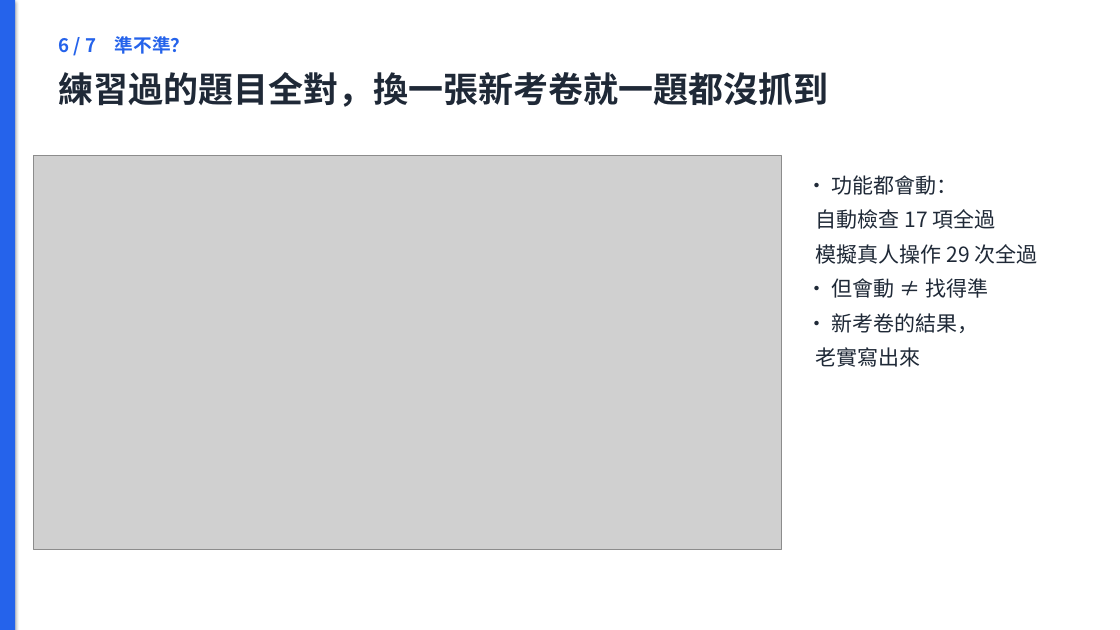
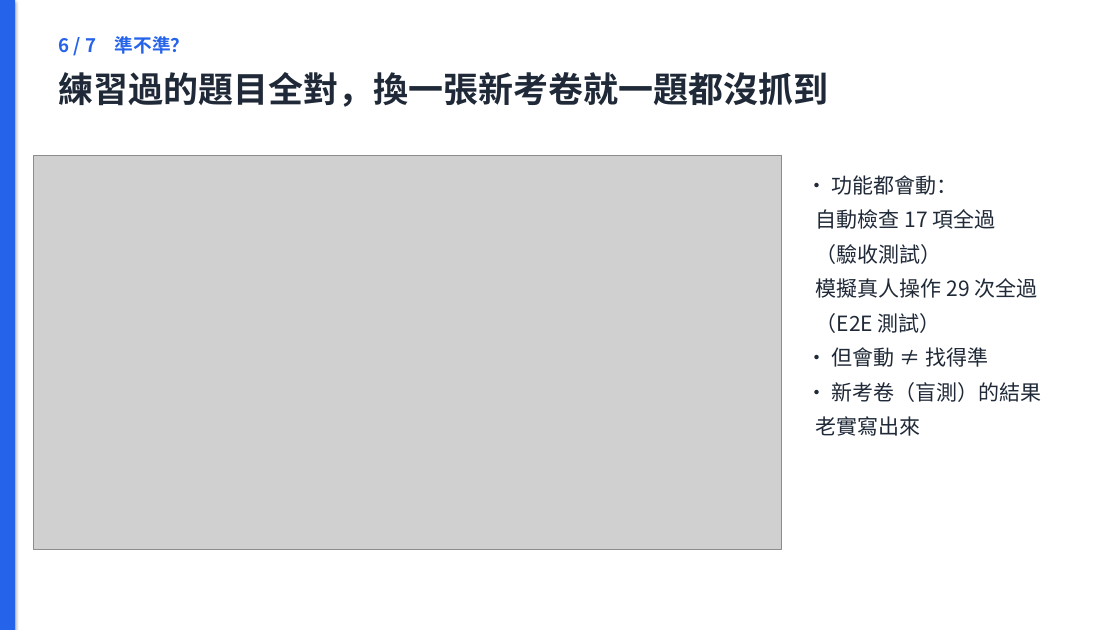
Before and after one commit to jaylooloomi/contract-check, a slide deck: slide 8 of docs/deck/合約外規檢查_簡報.pptx. Drawn at 1120x630 pixels with LibreOffice and Linux fonts; fonts in the diff are those of the drawing; grey boxes stand for pictures. Boxes give left, top, right and bottom in pixels: in the first picture for what was removed or moved away, otherwise in the second. Text is boxed around its words. In the diff, an @@ line names an element or a change of style, - is before the commit and + after.

```diff
--- a/docs/deck/合約外規檢查_簡報.pptx
+++ b/docs/deck/合約外規檢查_簡報.pptx
@@ text at <box>816,244,942,264</box>: paragraph added @@
+（驗收測試）
@@ text at <box>816,313,941,333</box>: paragraph added @@
+（E2E 測試）
@@ text at <box>832,382,1042,402</box>: text changed @@
-• 新考卷的結果，
+• 新考卷（盲測）的結果
```
Also in this commit, not shown: 8 other slides changed, 20 other files.
